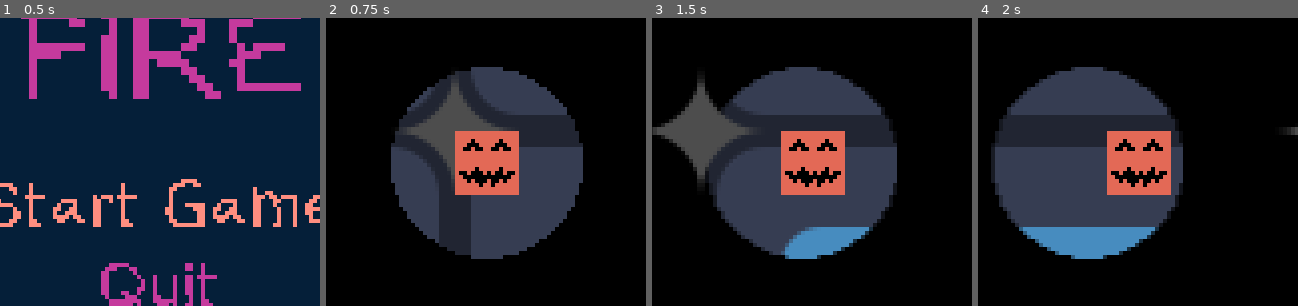
Above: before the commit, frames 1-4 (left to right).
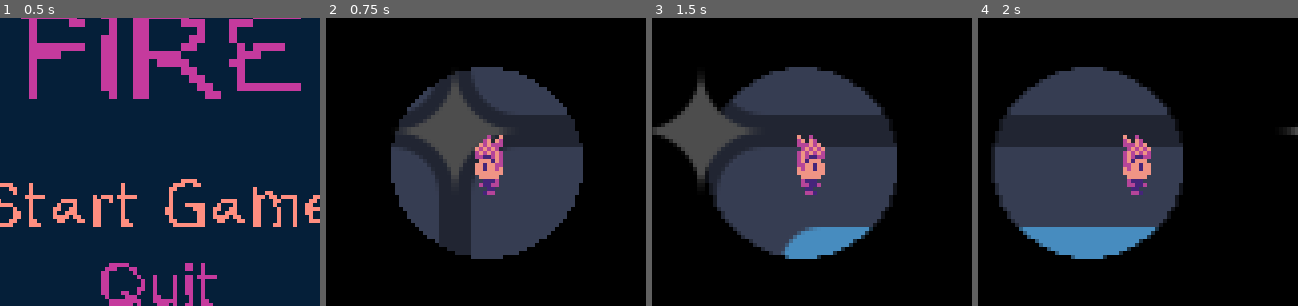
Above: after the commit, the same moments.

Repository: dallasschoff/game-jam-sept-2024
Game: Godot game, scene res://Scenes/Game.tscn
Same seed, same stepped clock (60 frames per second), same inputs: the game is played once before the commit and once after it. The engine's default icon, where the game draws it, is replaced by a stand-in: a white triangle on a blue panel in a dark square.
Inputs:
- Up to frame 1 (0.5 s): no input
- Up to frame 2 (0.75 s): click "Start Game" at 0.5 s
- Up to frame 3 (1.5 s): tap Enter at 1.25 s; hold Right (move_right) from 1.28 s (still down); tap Z (a_button) at 1.35 s
- Up to frame 4 (2 s): keep holding Right (move_right)
The pictures show only the part of the screen within x 25-75%, y 25-75%; the shares and areas given below are measured in that part.

Frame 1 is identical in both runs. In frame 2, 4.4% of the frame differs, in the area x 40-61%, y 39-62%; in frame 3, 4.4%; in frame 4, 4.4%.

Commit message:
Player Animation Player & Tree

Diff:
--- a/Scenes/Player.tscn
+++ b/Scenes/Player.tscn
@@ -1,24 +1,391 @@
-[gd_scene load_steps=6 format=3 uid="uid://cxael5qe6iwgb"]
-
-[ext_resource type="Texture2D" uid="uid://bkki268n8r5y4" path="res://Assets/Character.png" id="1_4rwj8"]
+[gd_scene load_steps=43 format=3 uid="uid://cxael5qe6iwgb"]
+
 [ext_resource type="Script" path="res://Scripts/player.gd" id="1_27vp4"]
+[ext_resource type="Texture2D" uid="uid://cpuhrku5osy5d" path="res://Assets/Player Character.png" id="2_fwory"]
 [ext_resource type="Texture2D" uid="uid://5wn2fl7rpxb6" path="res://Assets/GBJam_12_Light_Texture.png" id="3_ckkkh"]
 [ext_resource type="Script" path="res://Scripts/light.gd" id="4_gw3ag"]
 
 [sub_resource type="RectangleShape2D" id="RectangleShape2D_imtor"]
 size = Vector2(16, 16)
 
+[sub_resource type="Animation" id="Animation_cvegu"]
+resource_name = "idle_down"
+loop_mode = 1
+tracks/0/type = "value"
+tracks/0/imported = false
+tracks/0/enabled = true
+tracks/0/path = NodePath("Sprite2D:frame")
+tracks/0/interp = 1
+tracks/0/loop_wrap = true
+tracks/0/keys = {
+"times": PackedFloat32Array(0),
+"transitions": PackedFloat32Array(1),
+"update": 1,
+"values": [0]
+}
+
+[sub_resource type="Animation" id="Animation_hc0sj"]
+length = 0.001
+
+[sub_resource type="Animation" id="Animation_7w1vb"]
+resource_name = "idle_up"
+loop_mode = 1
+tracks/0/type = "value"
+tracks/0/imported = false
+tracks/0/enabled = true
+tracks/0/path = NodePath("Sprite2D:frame")
+tracks/0/interp = 1
+tracks/0/loop_wrap = true
+tracks/0/keys = {
+"times": PackedFloat32Array(0),
+"transitions": PackedFloat32Array(1),
+"update": 1,
+"values": [4]
+}
+
+[sub_resource type="Animation" id="Animation_cotcq"]
+resource_name = "idle_right"
+loop_mode = 1
+tracks/0/type = "value"
+tracks/0/imported = false
+tracks/0/enabled = true
+tracks/0/path = NodePath("Sprite2D:frame")
+tracks/0/interp = 1
+tracks/0/loop_wrap = true
+tracks/0/keys = {
+"times": PackedFloat32Array(0),
+"transitions": PackedFloat32Array(1),
+"update": 1,
+"values": [2]
+}
+tracks/1/type = "value"
+tracks/1/imported = false
+tracks/1/enabled = true
+tracks/1/path = NodePath("Sprite2D:flip_h")
+tracks/1/interp = 1
+tracks/1/loop_wrap = true
+tracks/1/keys = {
+"times": PackedFloat32Array(0),
+"transitions": PackedFloat32Array(1),
+"update": 1,
+"values": [false]
+}
+
+[sub_resource type="Animation" id="Animation_xpena"]
+resource_name = "idle_left"
+loop_mode = 1
+tracks/0/type = "value"
+tracks/0/imported = false
+tracks/0/enabled = true
+tracks/0/path = NodePath("Sprite2D:frame")
+tracks/0/interp = 1
+tracks/0/loop_wrap = true
+tracks/0/keys = {
+"times": PackedFloat32Array(0),
+"transitions": PackedFloat32Array(1),
+"update": 1,
+"values": [2]
+}
+tracks/1/type = "value"
+tracks/1/imported = false
+tracks/1/enabled = true
+tracks/1/path = NodePath("Sprite2D:flip_h")
+tracks/1/interp = 1
+tracks/1/loop_wrap = true
+tracks/1/keys = {
+"times": PackedFloat32Array(0),
+"transitions": PackedFloat32Array(1),
+"update": 1,
+"values": [true]
+}
+
+[sub_resource type="Animation" id="Animation_7thih"]
+resource_name = "idle_down_right"
+loop_mode = 1
+tracks/0/type = "value"
+tracks/0/imported = false
+tracks/0/enabled = true
+tracks/0/path = NodePath("Sprite2D:frame")
+tracks/0/interp = 1
+tracks/0/loop_wrap = true
+tracks/0/keys = {
+"times": PackedFloat32Array(0),
+"transitions": PackedFloat32Array(1),
+"update": 1,
+"values": [1]
+}
+tracks/1/type = "value"
+tracks/1/imported = false
+tracks/1/enabled = true
+tracks/1/path = NodePath("Sprite2D:flip_h")
+tracks/1/interp = 1
+tracks/1/loop_wrap = true
+tracks/1/keys = {
+"times": PackedFloat32Array(0),
+"transitions": PackedFloat32Array(1),
+"update": 1,
+"values": [false]
+}
+
+[sub_resource type="Animation" id="Animation_qvbq5"]
+resource_name = "idle_up_right"
+loop_mode = 1
+tracks/0/type = "value"
+tracks/0/imported = false
+tracks/0/enabled = true
+tracks/0/path = NodePath("Sprite2D:frame")
+tracks/0/interp = 1
+tracks/0/loop_wrap = true
+tracks/0/keys = {
+"times": PackedFloat32Array(0),
+"transitions": PackedFloat32Array(1),
+"update": 1,
+"values": [3]
+}
+tracks/1/type = "value"
+tracks/1/imported = false
+tracks/1/enabled = true
+tracks/1/path = NodePath("Sprite2D:flip_h")
+tracks/1/interp = 1
+tracks/1/loop_wrap = true
+tracks/1/keys = {
+"times": PackedFloat32Array(0),
+"transitions": PackedFloat32Array(1),
+"update": 1,
+"values": [false]
+}
+
+[sub_resource type="Animation" id="Animation_k4djv"]
+resource_name = "idle_down_left"
+loop_mode = 1
+tracks/0/type = "value"
+tracks/0/imported = false
+tracks/0/enabled = true
+tracks/0/path = NodePath("Sprite2D:frame")
+tracks/0/interp = 1
+tracks/0/loop_wrap = true
+tracks/0/keys = {
+"times": PackedFloat32Array(0),
+"transitions": PackedFloat32Array(1),
+"update": 1,
+"values": [1]
+}
+tracks/1/type = "value"
+tracks/1/imported = false
+tracks/1/enabled = true
+tracks/1/path = NodePath("Sprite2D:flip_h")
+tracks/1/interp = 1
+tracks/1/loop_wrap = true
+tracks/1/keys = {
+"times": PackedFloat32Array(0),
+"transitions": PackedFloat32Array(1),
+"update": 1,
+"values": [true]
+}
+
+[sub_resource type="Animation" id="Animation_sju2f"]
+resource_name = "idle_up_left"
+tracks/0/type = "value"
+tracks/0/imported = false
+tracks/0/enabled = true
+tracks/0/path = NodePath("Sprite2D:frame")
+tracks/0/interp = 1
+tracks/0/loop_wrap = true
+tracks/0/keys = {
+"times": PackedFloat32Array(0),
+"transitions": PackedFloat32Array(1),
+"update": 1,
+"values": [3]
+}
+tracks/1/type = "value"
+tracks/1/imported = false
+tracks/1/enabled = true
+tracks/1/path = NodePath("Sprite2D:flip_h")
+tracks/1/interp = 1
+tracks/1/loop_wrap = true
+tracks/1/keys = {
+"times": PackedFloat32Array(0),
+"transitions": PackedFloat32Array(1),
+"update": 1,
+"values": [true]
+}
+
+[sub_resource type="AnimationLibrary" id="AnimationLibrary_3ctyp"]
+_data = {
+"RESET": SubResource("Animation_hc0sj"),
+"idle_down": SubResource("Animation_cvegu"),
+"idle_down_left": SubResource("Animation_k4djv"),
+"idle_down_right": SubResource("Animation_7thih"),
+"idle_left": SubResource("Animation_xpena"),
+"idle_right": SubResource("Animation_cotcq"),
+"idle_up": SubResource("Animation_7w1vb"),
+"idle_up_left": SubResource("Animation_sju2f"),
+"idle_up_right": SubResource("Animation_qvbq5")
+}
+
+[sub_resource type="AnimationNodeAnimation" id="AnimationNodeAnimation_wt5dl"]
+animation = &"idle_left"
+
+[sub_resource type="AnimationNodeAnimation" id="AnimationNodeAnimation_j1sg2"]
+animation = &"idle_down"
+
+[sub_resource type="AnimationNodeAnimation" id="AnimationNodeAnimation_8soiu"]
+animation = &"idle_right"
+
+[sub_resource type="AnimationNodeAnimation" id="AnimationNodeAnimation_jwly4"]
+animation = &"idle_up"
+
+[sub_resource type="AnimationNodeAnimation" id="AnimationNodeAnimation_s0347"]
+animation = &"idle_down_left"
+
+[sub_resource type="AnimationNodeAnimation" id="AnimationNodeAnimation_pymkd"]
+animation = &"idle_down_right"
+
+[sub_resource type="AnimationNodeAnimation" id="AnimationNodeAnimation_11c57"]
+animation = &"idle_up_right"
+
+[sub_resource type="AnimationNodeAnimation" id="AnimationNodeAnimation_2snx2"]
+animation = &"idle_up_left"
+
+[sub_resource type="AnimationNodeBlendSpace2D" id="AnimationNodeBlendSpace2D_1830p"]
+blend_point_0/node = SubResource("AnimationNodeAnimation_wt5dl")
+blend_point_0/pos = Vector2(-1, 0)
+blend_point_1/node = SubResource("AnimationNodeAnimation_j1sg2")
+blend_point_1/pos = Vector2(0, 1.1)
+blend_point_2/node = SubResource("AnimationNodeAnimation_8soiu")
+blend_point_2/pos = Vector2(1, 0)
+blend_point_3/node = SubResource("AnimationNodeAnimation_jwly4")
+blend_point_3/pos = Vector2(0, -1.1)
+blend_point_4/node = SubResource("AnimationNodeAnimation_s0347")
+blend_point_4/pos = Vector2(-1, 1.1)
+blend_point_5/node = SubResource("AnimationNodeAnimation_pymkd")
+blend_point_5/pos = Vector2(1, 1.1)
+blend_point_6/node = SubResource("AnimationNodeAnimation_11c57")
+blend_point_6/pos = Vector2(1, -1.1)
+blend_point_7/node = SubResource("AnimationNodeAnimation_2snx2")
+blend_point_7/pos = Vector2(-1, -1.1)
+min_space = Vector2(-1, -1.1)
+max_space = Vector2(1, 1.1)
+blend_mode = 1
+
+[sub_resource type="AnimationNodeBlendSpace2D" id="AnimationNodeBlendSpace2D_df2bq"]
+
+[sub_resource type="AnimationNodeAnimation" id="AnimationNodeAnimation_u31pw"]
+animation = &"idle_left"
+
+[sub_resource type="AnimationNodeAnimation" id="AnimationNodeAnimation_3rjfe"]
+animation = &"idle_down_left"
+
+[sub_resource type="AnimationNodeAnimation" id="AnimationNodeAnimation_fu60d"]
+animation = &"idle_down"
+
+[sub_resource type="AnimationNodeAnimation" id="AnimationNodeAnimation_0j5xp"]
+animation = &"idle_down_right"
+
+[sub_resource type="AnimationNodeAnimation" id="AnimationNodeAnimation_bafr5"]
+animation = &"idle_right"
+
+[sub_resource type="AnimationNodeAnimation" id="AnimationNodeAnimation_swthf"]
+animation = &"idle_up_right"
+
+[sub_resource type="AnimationNodeAnimation" id="AnimationNodeAnimation_jwfwc"]
+animation = &"idle_up"
+
+[sub_resource type="AnimationNodeAnimation" id="AnimationNodeAnimation_8chns"]
+animation = &"idle_up_left"
+
+[sub_resource type="AnimationNodeBlendSpace2D" id="AnimationNodeBlendSpace2D_v1o38"]
+blend_point_0/node = SubResource("AnimationNodeAnimation_u31pw")
+blend_point_0/pos = Vector2(-1, 0)
+blend_point_1/node = SubResource("AnimationNodeAnimation_3rjfe")
+blend_point_1/pos = Vector2(-1, 1.1)
+blend_point_2/node = SubResource("AnimationNodeAnimation_fu60d")
+blend_point_2/pos = Vector2(0, 1.1)
+blend_point_3/node = SubResource("AnimationNodeAnimation_0j5xp")
+blend_point_3/pos = Vector2(1, 1.1)
+blend_point_4/node = SubResource("AnimationNodeAnimation_bafr5")
+blend_point_4/pos = Vector2(1, 0)
+blend_point_5/node = SubResource("AnimationNodeAnimation_swthf")
+blend_point_5/pos = Vector2(1, -1.1)
+blend_point_6/node = SubResource("AnimationNodeAnimation_jwfwc")
+blend_point_6/pos = Vector2(0, -1.1)
+blend_point_7/node = SubResource("AnimationNodeAnimation_8chns")
+blend_point_7/pos = Vector2(-1, -1.1)
+min_space = Vector2(-1, -1.1)
+max_space = Vector2(1, 1.1)
+blend_mode = 1
+
+[sub_resource type="AnimationNodeStateMachineTransition" id="AnimationNodeStateMachineTransition_21xbe"]
+advance_mode = 2
+
+[sub_resource type="AnimationNodeStateMachineTransition" id="AnimationNodeStateMachineTransition_xils0"]
+advance_mode = 2
+advance_condition = &"is_walking"
+
+[sub_resource type="AnimationNodeStateMachineTransition" id="AnimationNodeStateMachineTransition_tss1h"]
+advance_mode = 2
+advance_condition = &"idle"
+
+[sub_resource type="AnimationNodeStateMachineTransition" id="AnimationNodeStateMachineTransition_hovpb"]
+advance_mode = 2
+advance_condition = &"pulse"
+
+[sub_resource type="AnimationNodeStateMachineTransition" id="AnimationNodeStateMachineTransition_4pjfw"]
+switch_mode = 2
+advance_mode = 2
+advance_condition = &"idle"
+
+[sub_resource type="AnimationNodeStateMachineTransition" id="AnimationNodeStateMachineTransition_pl5bg"]
+advance_mode = 2
+advance_condition = &"pulse"
+
+[sub_resource type="AnimationNodeStateMachineTransition" id="AnimationNodeStateMachineTransition_ygch8"]
+switch_mode = 2
+advance_mode = 2
+advance_condition = &"is_walking"
+
+[sub_resource type="AnimationNodeStateMachine" id="AnimationNodeStateMachine_45bwe"]
+states/End/position = Vector2(866, 198)
+states/Start/position = Vector2(188, 198)
+states/idle/node = SubResource("AnimationNodeBlendSpace2D_1830p")
+states/idle/position = Vector2(373, 198)
+states/pulse/node = SubResource("AnimationNodeBlendSpace2D_df2bq")
+states/pulse/position = Vector2(469, 74)
+states/walk/node = SubResource("AnimationNodeBlendSpace2D_v1o38")
+states/walk/position = Vector2(563, 198)
+transitions = ["Start", "idle", SubResource("AnimationNodeStateMachineTransition_21xbe"), "idle", "walk", SubResource("AnimationNodeStateMachineTransition_xils0"), "walk", "idle", SubResource("AnimationNodeStateMachineTransition_tss1h"), "idle", "pulse", SubResource("AnimationNodeStateMachineTransition_hovpb"), "pulse", "idle", SubResource("AnimationNodeStateMachineTransition_4pjfw"), "walk", "pulse", SubResource("AnimationNodeStateMachineTransition_pl5bg"), "pulse", "walk", SubResource("AnimationNodeStateMachineTransition_ygch8")]
+graph_offset = Vector2(-250.227, 18.123)
+
 [node name="Player" type="CharacterBody2D"]
 script = ExtResource("1_27vp4")
 
 [node name="CollisionShape2D" type="CollisionShape2D" parent="."]
 shape = SubResource("RectangleShape2D_imtor")
 
+[node name="Camera2D" type="Camera2D" parent="."]
+
 [node name="Sprite2D" type="Sprite2D" parent="."]
-texture = ExtResource("1_4rwj8")
-
-[node name="Camera2D" type="Camera2D" parent="."]
+texture_filter = 1
+texture = ExtResource("2_fwory")
+flip_h = true
+hframes = 5
+frame = 2
 
 [node name="PointLight2D" type="PointLight2D" parent="."]
 texture = ExtResource("3_ckkkh")
 script = ExtResource("4_gw3ag")
+
+[node name="AnimationPlayer" type="AnimationPlayer" parent="."]
+libraries = {
+"": SubResource("AnimationLibrary_3ctyp")
+}
+
+[node name="AnimationTree" type="AnimationTree" parent="."]
+tree_root = SubResource("AnimationNodeStateMachine_45bwe")
+anim_player = NodePath("../AnimationPlayer")
+parameters/conditions/idle = false
+parameters/conditions/is_walking = false
+parameters/conditions/pulse = false
+parameters/idle/blend_position = Vector2(0, 0)
+parameters/pulse/blend_position = Vector2(0, 0)
+parameters/walk/blend_position = Vector2(0, 0)
--- a/Scripts/player.gd
+++ b/Scripts/player.gd
@@ -3,20 +3,32 @@
 var light
 var light_radius = 20
 var tween
+@onready var animation_tree: AnimationTree = $AnimationTree
+var direction
 # Called when the node enters the scene tree for the first time.
 func _ready():
 	light = $PointLight2D
+	animation_tree.active = true
 
 # Called every frame. 'delta' is the elapsed time since the previous frame.
 func _process(delta):
-	var direction = Input.get_vector("move_left","move_right","move_up","move_down")
+	update_animation_parameters()
+
+func _physics_process(delta):
+	direction = Input.get_vector("move_left","move_right","move_up","move_down").normalized()
 	velocity = direction * 100
-
 	move_and_slide()
-
 	if Input.is_action_just_pressed("a_button"):
 		tween = get_tree().create_tween()
 		tween.tween_property(light, "position", Vector2(light.position.x - 100, light.position.y), 5)
 
-func _physics_process(delta):
-	pass
+func update_animation_parameters():
+	animation_tree["parameters/conditions/idle"] = true if velocity == Vector2.ZERO else false
+	animation_tree["parameters/conditions/is_walking"] = true if velocity != Vector2.ZERO else false
+	animation_tree["parameters/conditions/pulse"] = true if Input.is_action_just_pressed("a_button") else false
+
+	print(direction)
+	if (direction != Vector2.ZERO):
+		animation_tree["parameters/idle/blend_position"] = direction
+		animation_tree["parameters/walk/blend_position"] = direction
+		animation_tree["parameters/pulse/blend_position"] = direction
Not shown, added: Assets/Player Character.png.import
